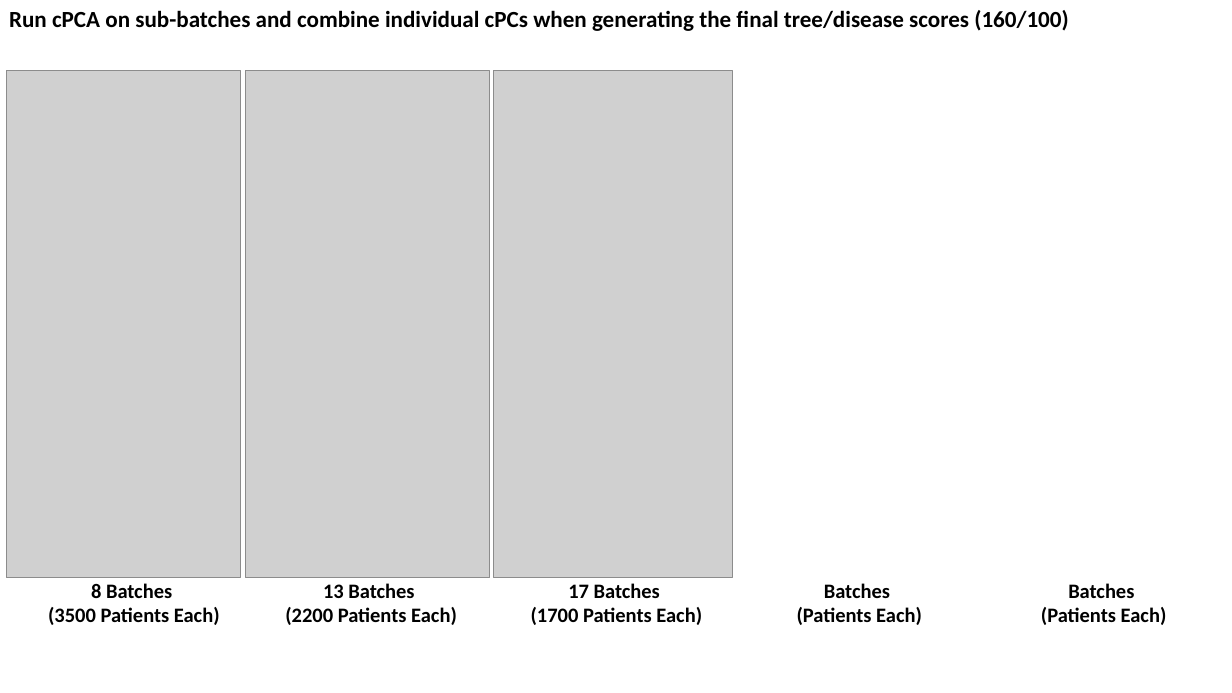
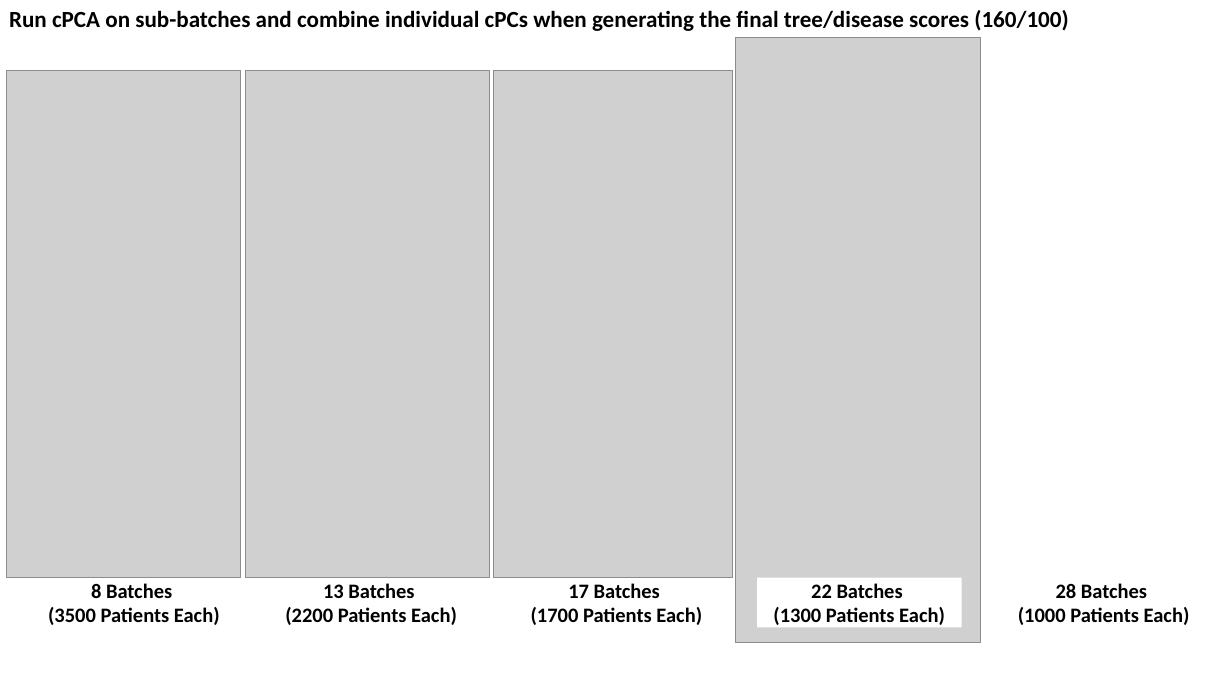
Before and after one commit to zhaohanxiong/OxfordCVM, a slide deck: slide 21 of job_results.pptx. Drawn at 1232x693 pixels with LibreOffice and Linux fonts; fonts in the diff are those of the drawing; grey boxes stand for pictures. Boxes give left, top, right and bottom in pixels: in the first picture for what was removed or moved away, otherwise in the second. Text is boxed around its words. In the diff, an @@ line names an element or a change of style, - is before the commit and + after.

Commit message:
added ppt

```diff
--- a/job_results.pptx
+++ b/job_results.pptx
@@ picture added at [736,37,981,642] @@
@@ rectangle "22 Batches": place and size @@
-rectangle "22 Batches" at [797,583,922,625]
+rectangle "22 Batches" at [757,578,961,628]
@@ text in rectangle at [773,583,945,625]: text changed @@
-Batches
-(Patients Each)
+22 Batches
+(1300 Patients Each)
@@ text at [1018,583,1190,625]: text changed @@
-Batches
-(Patients Each)
+28 Batches
+(1000 Patients Each)
```
